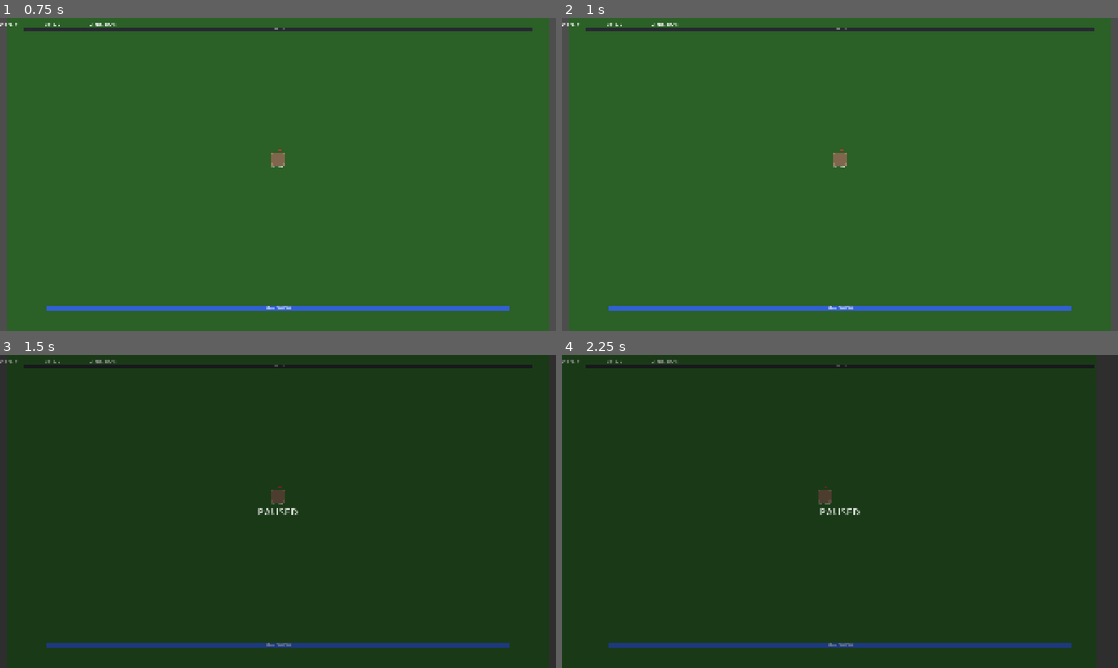
Above: before the commit, frames 1-4 (two rows, left to right).
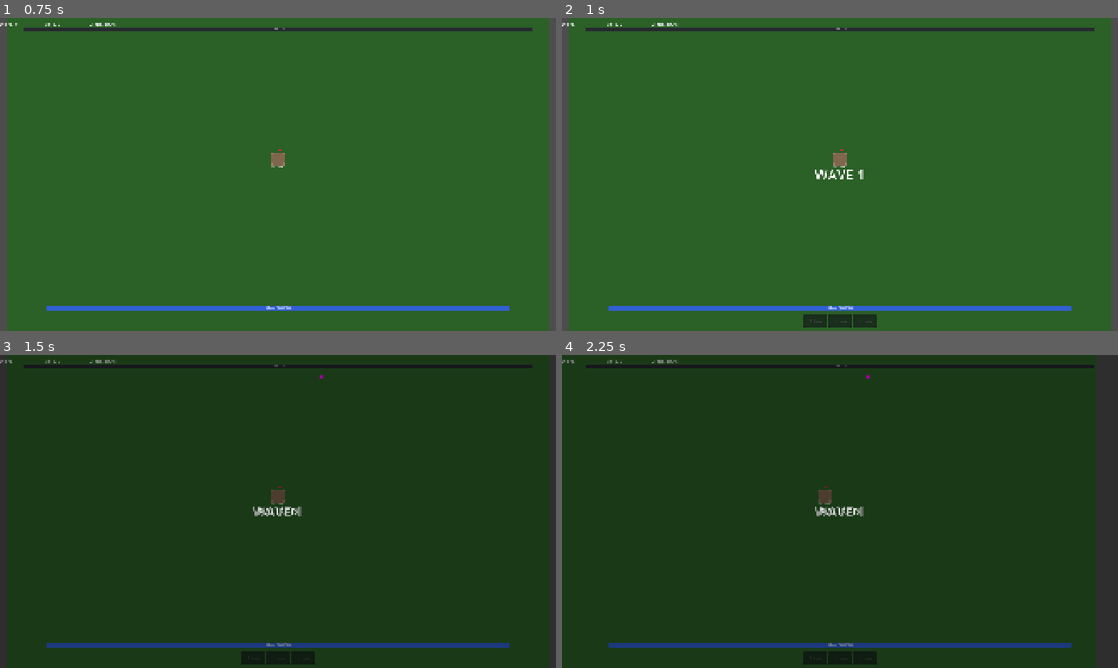
Above: after the commit, the same moments.

Repository: joelgrobertson/CryptClicker
Game: Godot game, scene res://scenes/main.tscn
Same seed, same stepped clock (60 frames per second), same inputs: the game is played once before the commit and once after it. The engine's default icon, where the game draws it, is replaced by a stand-in: a white triangle on a blue panel in a dark square.
Inputs (mouse positions are in pixels of both pictures, inside the frame that each line leads up to):
- Up to frame 1 (0.75 s): tap Enter at 0.5 s; move the mouse to (400, 158) at 0.52 s; tap S (camera_move_down) at 0.6 s; click (400, 158) at 0.67 s
- Up to frame 2 (1 s): no input
- Up to frame 3 (1.5 s): tap Space at 1.25 s; drag from (166, 527) to (250, 574) at 1.27 s
- Up to frame 4 (2.25 s): tap Enter at 2 s; move the mouse to (895, 442) at 2.02 s; tap D (camera_move_right) at 2.1 s; click (895, 442) at 2.17 s

Frame 1 is identical in both runs. In frame 2, 0.7% of the frame differs, in the area x 2-57%, y 1-99%; in frame 3, 0.6%; in frame 4, 0.6%.
Error before the commit: Invalid access to property or key 'loadout_changed' on a base object of type 'null instance'. (res://scripts/ui/hud.gd:42)

Commit message:
Update main.gd

Diff:
--- a/scripts/main.gd
+++ b/scripts/main.gd
@@ -8,7 +8,7 @@
 @onready var camera: Camera2D = $Camera2D
 @onready var canvas_layer: CanvasLayer = $CanvasLayer
 @onready var hud: Control = $CanvasLayer/HUD
-@onready var loadout_manager: Node = $LoadoutManager
+@onready var loadout_manager: Node = LoadoutManager
 @onready var shop_ui: CanvasLayer = $ShopUI
 @onready var pick_ui: CanvasLayer = $PickUI
 
